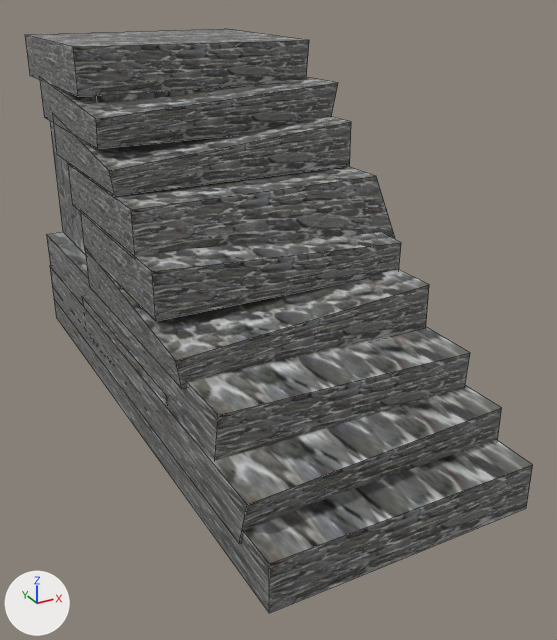
An edit to the FBX model Assets/Models/StoneStairs.fbx, drawn before and after from the same camera.
One viewpoint serves both versions: a 50 mm camera at (-0.145, -0.302, 0.144) aimed at (0.01, -0.019, 0.003). Arrows for +X, +Y and +Z are at lower left; the lights stay in place. Mesh edges are drawn as thin lines. Where no turn or scale is listed for an object, it has been applied to the vertices.

The first picture shows 'stairs'.
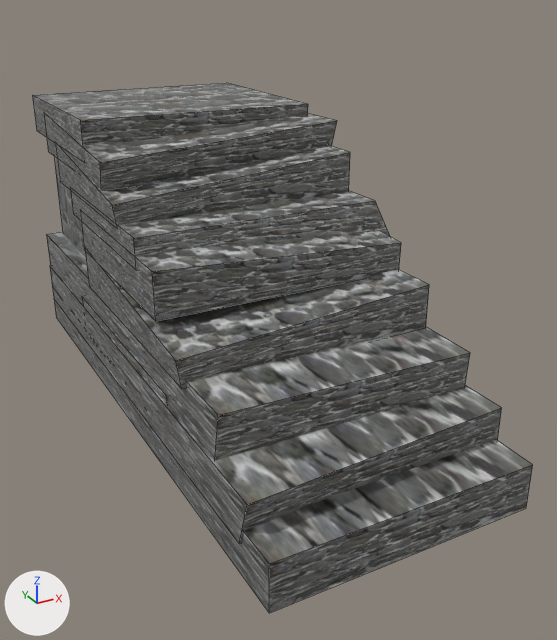
Where the newer file only moved an object's origin or applied its transform, the numbers keep the older frame.

Edits to the bpy script that builds the scene:
```text
Change me_mesh:
    where me_mesh.from_pydata(...)  # 88 vertices, 66 faces; spans x -0.058..0.064, y -0.137..0.137, z -0.081..0.081
    used by ob_stairs; location = (0.0, 0.003, 0.0382)
    before: 40 (-0.056, -0.027, 0.006) at pixel (135, 259), 41 (0.064, -0.034, -0.002) at pixel (395, 238), 42 (-0.056, -0.026, 0.026) at pixel (131, 209), 43 (0.057, -0.027, 0.026) at pixel (376, 176), 44 (-0.056, 0.066, 0.026) at pixel (67, 163)
    before: 45 (0.056, 0.066, 0.026), 46 (-0.056, 0.066, 0.006) at pixel (72, 204), 47 (0.056, 0.066, 0.006)
    me_mesh part 1: the loose piece of 8 vertices spanning x -0.057..0.06, y 0.006..0.104, z 0.042..0.062 is moved by (0.0, 0.0, -0.017)
    me_mesh part 2: the loose piece of 8 vertices spanning x -0.048..0.055, y 0.036..0.13, z -0.026..0.062 is moved by (0.0, 0.0, -0.015)
    me_mesh part 3: the loose piece of 8 vertices spanning x -0.056..0.058, y 0.034..0.126, z 0.061..0.081 is moved by (0.0, 0.0, -0.029)
    me_mesh part 4: the loose piece of 8 vertices spanning x -0.058..0.056, y -0.006..0.086, z 0.027..0.047 is moved by (0.0, 0.0, -0.014)
    me_mesh part 5
    add for i in [*range(42, 46)]: me_mesh.vertices[i].co += Vector((0.0, 0.0, -0.011))
    add for i in [40, 41, 46, 47]: me_mesh.vertices[i].co += Vector((0.0, 0.0, -0.004))
```

Pixel boxes [x1, y1, x2, y2] of what changed, in the pictures (557 x 640 px; the box of a moved part takes in the faces that stretch with it):
'stairs', reshaped (9% shorter)
    before: [25, 29, 533, 613]
    after: [32, 83, 533, 613]
part 1 of me_mesh, moved or reshaped
    before: [39, 76, 338, 149]
    after: [44, 113, 337, 190]
part 2 of me_mesh, moved or reshaped
    before: [50, 85, 250, 255]
    after: [54, 156, 86, 257]
part 3 of me_mesh, moved or reshaped
    before: [25, 29, 309, 97]
    after: [32, 83, 308, 145]
part 4 of me_mesh, moved or reshaped
    before: [53, 116, 351, 196]
    after: [57, 146, 350, 229]
part 5 of me_mesh, moved or reshaped
    before: [68, 164, 395, 259]
    after: [71, 191, 390, 270]
